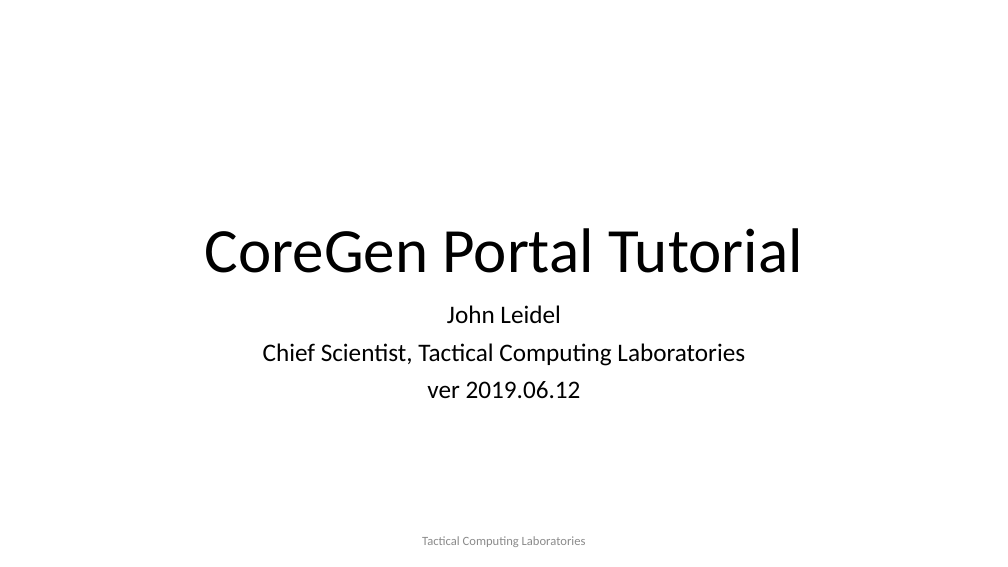
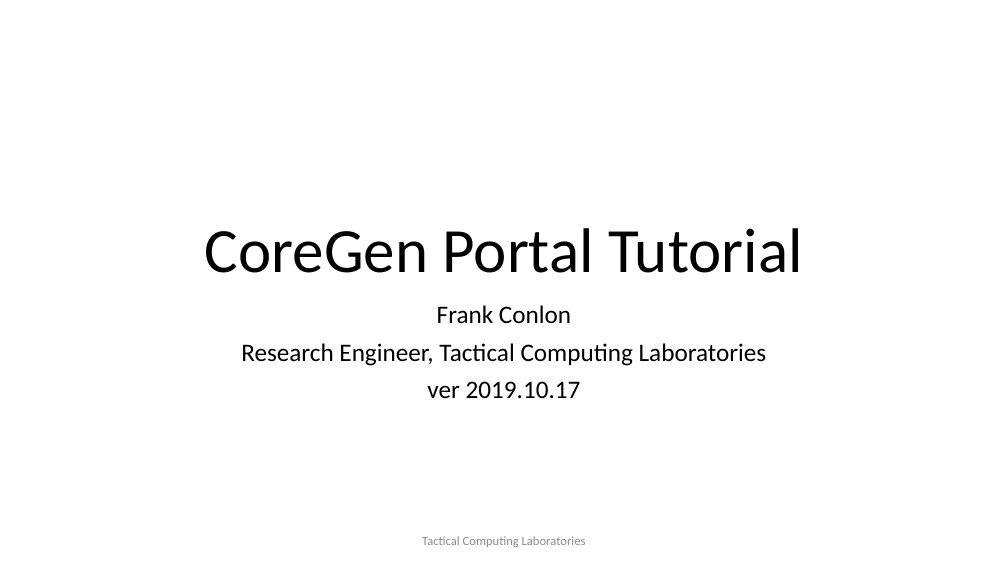
Before and after one commit to opensocsysarch/CoreGenTutorials, a slide deck: slide 1 of CoreGenPortal/CoreGenPortalTutorial.pptx. Drawn at 1008x567 pixels with LibreOffice and Linux fonts; fonts in the diff are those of the drawing; background and template pictures are left out. Boxes give left, top, right and bottom in pixels: in the first picture for what was removed or moved away, otherwise in the second. Text is boxed around its words. In the diff, an @@ line names an element or a change of style, - is before the commit and + after.

Commit message:
updating tutorial material

```diff
--- a/CoreGenPortal/CoreGenPortalTutorial.pptx
+++ b/CoreGenPortal/CoreGenPortalTutorial.pptx
@@ subtitle at [241, 305, 767, 398]: text changed @@
-John Leidel
-Chief Scientist, Tactical Computing Laboratories
-ver 2019.06.12
+Frank Conlon
+Research Engineer, Tactical Computing Laboratories
+ver 2019.10.17
```
Also in this commit, not shown: 1 other slide changed, 2 slides added, 1 other file.
